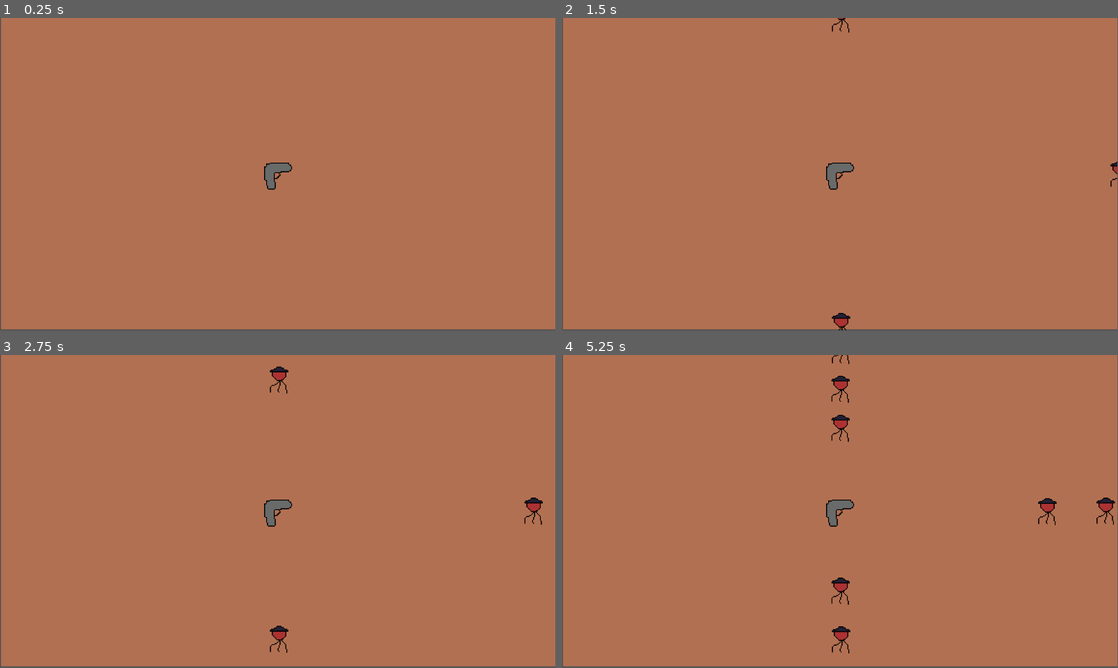
Above: before the commit, frames 1-4 (two rows, left to right).
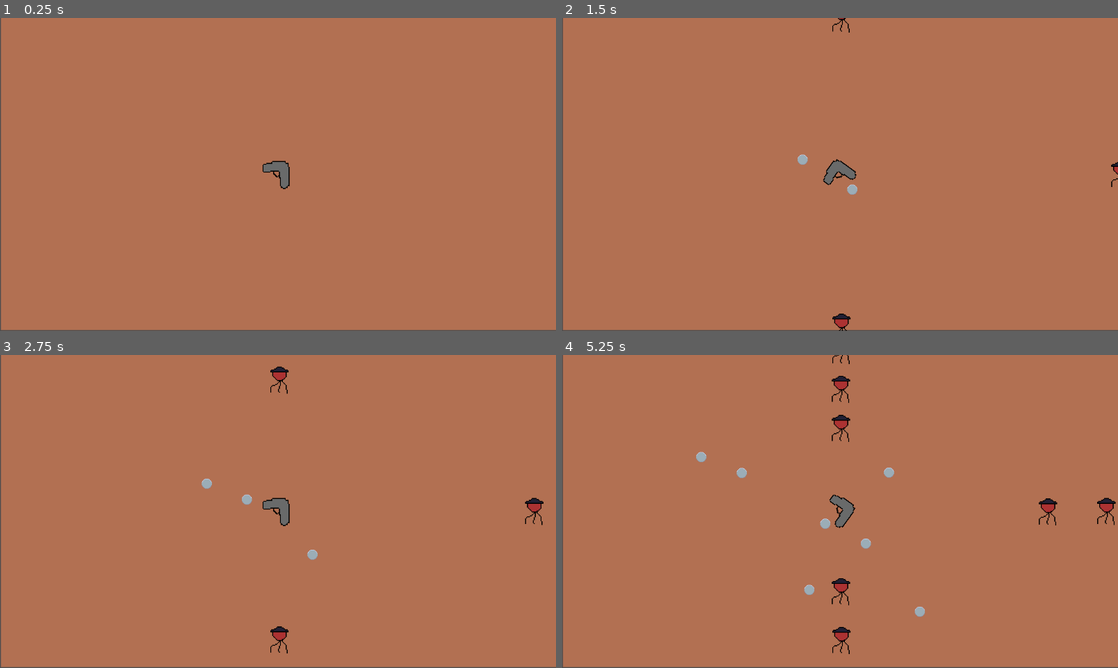
Above: after the commit, the same moments.

Repository: Guigo-dev/JuniperGameJam
Game: Godot game, scene res://Scenes/FasePrincipal.tscn
Same seed, same stepped clock (60 frames per second), same inputs: the game is played once before the commit and once after it.
Inputs:
- Up to frame 1 (0.25 s): no input
- Up to frame 2 (1.5 s): hold Right (Direita, bound only after the commit) 0.53-1.28 s; tap Space (atirar, bound only after the commit) at 0.6, 1.35 s; hold Left (Esquerda, bound only after the commit) from 1.28 s (still down)
- Up to frame 3 (2.75 s): release Left (Esquerda, bound only after the commit) at 2.03 s; hold Right (Direita, bound only after the commit) from 2.03 s (still down); tap Space (atirar, bound only after the commit) at 2.1 s
- Up to frame 4 (5.25 s): tap Space (atirar, bound only after the commit) every 0.75 s from 2.85 to 5.1 s; release Right (Direita, bound only after the commit) at 3.53 s; hold Left (Esquerda, bound only after the commit) from 3.53 s (still down)
In our replay, the window is 799x449 before the commit and 800x450 after it. These sizes can differ from the game's own. Grey fills any space a smaller window leaves; there, only what the larger window draws over its background counts as a difference.

The runs differ from the first frame. In frame 1, 0.8% of the frame differs, in the area x 0-100%, y 0-100%; in frame 2, 1.0%; in frame 3, 1.2%; in frame 4, 1.8%.

Commit message:
arma rodando e tiro funcionando

Diff:
--- /dev/null
+++ b/Scenes/Bala.tscn
@@ -0,0 +1,19 @@
+[gd_scene format=3 uid="uid://scitov56cg4l"]
+
+[ext_resource type="Script" uid="uid://bhq3bpt4dpubk" path="res://Scripts/bala.gd" id="1_3tbbd"]
+[ext_resource type="Texture2D" uid="uid://b34bj4k4hhjrk" path="res://Sprites/Bala.png" id="1_et1n4"]
+
+[sub_resource type="CircleShape2D" id="CircleShape2D_3tbbd"]
+radius = 6.0
+
+[node name="Bala" type="Area2D" unique_id=1222037949]
+script = ExtResource("1_3tbbd")
+
+[node name="Sprite2D" type="Sprite2D" parent="." unique_id=1364958688]
+texture_filter = 1
+texture_repeat = 1
+scale = Vector2(0.5, 0.5)
+texture = ExtResource("1_et1n4")
+
+[node name="CollisionShape2D" type="CollisionShape2D" parent="." unique_id=1515817716]
+shape = SubResource("CircleShape2D_3tbbd")
--- a/Scenes/Balao.tscn
+++ b/Scenes/Balao.tscn
@@ -25,3 +25,5 @@
 MAX_LIFE = 1
 lifePoints = 1
 metadata/_custom_type_script = "uid://dj8j1pu2ilxua"
+
+[connection signal="area_entered" from="." to="." method="_on_area_entered"]
--- a/Scenes/arma.tscn
+++ b/Scenes/arma.tscn
@@ -3,6 +3,8 @@
 [ext_resource type="Texture2D" uid="uid://xwfmax7wg3rc" path="res://Sprites/Arma.png" id="1_7bvn3"]
 [ext_resource type="Script" uid="uid://dortgqdt8w8cr" path="res://Scripts/arma.gd" id="1_bjc62"]
 [ext_resource type="Script" uid="uid://dj8j1pu2ilxua" path="res://Scripts/HealthComponent.gd" id="2_ckcjq"]
+[ext_resource type="Script" uid="uid://boemys4v5i1gw" path="res://Scripts/bullet_spawner.gd" id="4_c0822"]
+[ext_resource type="PackedScene" uid="uid://scitov56cg4l" path="res://Scenes/Bala.tscn" id="5_3dn1k"]
 
 [sub_resource type="RectangleShape2D" id="RectangleShape2D_ckcjq"]
 size = Vector2(26, 27)
@@ -26,5 +28,17 @@
 lifePoints = 3
 metadata/_custom_type_script = "uid://dj8j1pu2ilxua"
 
+[node name="BulletSpawner" type="Node2D" parent="." unique_id=87924760]
+unique_name_in_owner = true
+position = Vector2(14, -7)
+script = ExtResource("4_c0822")
+bala = ExtResource("5_3dn1k")
+metadata/_custom_type_script = "uid://boemys4v5i1gw"
+
+[node name="Timer" type="Timer" parent="." unique_id=1789207473]
+wait_time = 0.5
+one_shot = true
+autostart = true
+
 [connection signal="area_entered" from="." to="." method="_on_area_entered"]
 [connection signal="died" from="HealthComponent" to="." method="_on_health_component_died"]
--- /dev/null
+++ b/Scenes/bullet_spawner.tscn
@@ -0,0 +1,8 @@
+[gd_scene format=3 uid="uid://bou3lv488i73w"]
+
+[ext_resource type="Script" uid="uid://boemys4v5i1gw" path="res://Scripts/bullet_spawner.gd" id="1_4fhvc"]
+[ext_resource type="PackedScene" uid="uid://scitov56cg4l" path="res://Scenes/Bala.tscn" id="2_1jpf4"]
+
+[node name="BulletSpawner" type="Node2D" unique_id=102571180]
+script = ExtResource("1_4fhvc")
+bala = ExtResource("2_1jpf4")
--- a/Scripts/arma.gd
+++ b/Scripts/arma.gd
@@ -1,15 +1,27 @@
 extends Area2D
 
 @onready var healthComponent := %HealthComponent
+@onready var bulletSpawner := %BulletSpawner
+@onready var bulletCooldown := $Timer
+var direction = 1
 
+
+func _physics_process(delta: float) -> void:
+	if(Input.is_action_pressed("Direita")):
+		direction = 1
+	elif(Input.is_action_pressed("Esquerda")):
+		direction = -1
+	rotate((PI/30)*direction)
+
+	if(Input.is_action_just_pressed("atirar") && bulletCooldown.is_stopped()):
+		bulletSpawner.spawnBullet()
+		bulletCooldown.start(0.5)
 
 func _on_health_component_died() -> void:
 	get_tree().paused = true
 
 func _on_area_entered(area: Area2D) -> void:
-	print("hited")
 	if(area.is_in_group("enemy")):
-		print("hited")
 		healthComponent.updateLP(-1)
 	if(area.is_in_group("lifeGainer")):
 		healthComponent.updateLP(1)
--- /dev/null
+++ b/Scripts/bala.gd
@@ -0,0 +1,11 @@
+extends Area2D
+
+var direction
+var speed = 30
+var target: Node2D
+
+
+# Called every frame. 'delta' is the elapsed time since the previous frame.
+func _process(delta: float) -> void:
+	direction = global_position.direction_to(target.global_position)
+	global_position += direction * speed * delta * -1
--- a/Scripts/balao.gd
+++ b/Scripts/balao.gd
@@ -1,13 +1,11 @@
 extends Area2D
 
 @onready var healthComponent: HealthComponent = %HealthComponent
-
 @export var speed : float
 var target: Node2D
 
 func _ready() -> void:
 	add_to_group("enemy")
-	print("spawnei")
 
 func _process(delta):
 	if target == null:
@@ -15,3 +13,9 @@
 
 	var direction = global_position.direction_to(target.global_position)
 	global_position += direction * speed * delta
+
+func _on_area_entered(area: Area2D) -> void:
+	if(area.is_in_group("bala")):
+		healthComponent.updateLP(-1)
+	if(area.is_in_group("lifeGainer")):
+		healthComponent.updateLP(1)
--- /dev/null
+++ b/Scripts/bullet_spawner.gd
@@ -0,0 +1,11 @@
+class_name BulletSpawner extends Node2D
+
+
+@export var bala: PackedScene
+@onready var arma: Node2D = $".."
+
+func spawnBullet() -> void:
+	var bullet = bala.instantiate()
+	bullet.target = arma
+	bullet.position = global_position
+	get_parent().get_parent().add_child(bullet)
--- a/project.godot
+++ b/project.godot
@@ -15,6 +15,31 @@
 config/features=PackedStringArray("4.6", "GL Compatibility")
 config/icon="res://icon.svg"
 
+[display]
+
+window/size/mode=2
+window/stretch/mode="viewport"
+
+[input]
+
+Direita={
+"deadzone": 0.2,
+"events": [Object(InputEventKey,"resource_local_to_scene":false,"resource_name":"","device":0,"window_id":0,"alt_pressed":false,"shift_pressed":false,"ctrl_pressed":false,"meta_pressed":false,"pressed":false,"keycode":0,"physical_keycode":4194321,"key_label":0,"unicode":0,"location":0,"echo":false,"script":null)
+, Object(InputEventKey,"resource_local_to_scene":false,"resource_name":"","device":0,"window_id":0,"alt_pressed":false,"shift_pressed":false,"ctrl_pressed":false,"meta_pressed":false,"pressed":false,"keycode":0,"physical_keycode":68,"key_label":0,"unicode":0,"location":0,"echo":false,"script":null)
+]
+}
+Esquerda={
+"deadzone": 0.2,
+"events": [Object(InputEventKey,"resource_local_to_scene":false,"resource_name":"","device":0,"window_id":0,"alt_pressed":false,"shift_pressed":false,"ctrl_pressed":false,"meta_pressed":false,"pressed":false,"keycode":0,"physical_keycode":4194319,"key_label":0,"unicode":0,"location":0,"echo":false,"script":null)
+, Object(InputEventKey,"resource_local_to_scene":false,"resource_name":"","device":0,"window_id":0,"alt_pressed":false,"shift_pressed":false,"ctrl_pressed":false,"meta_pressed":false,"pressed":false,"keycode":0,"physical_keycode":65,"key_label":0,"unicode":0,"location":0,"echo":false,"script":null)
+]
+}
+atirar={
+"deadzone": 0.2,
+"events": [Object(InputEventKey,"resource_local_to_scene":false,"resource_name":"","device":0,"window_id":0,"alt_pressed":false,"shift_pressed":false,"ctrl_pressed":false,"meta_pressed":false,"pressed":false,"keycode":0,"physical_keycode":32,"key_label":0,"unicode":0,"location":0,"echo":false,"script":null)
+]
+}
+
 [physics]
 
 3d/physics_engine="Jolt Physics"
Not shown, added: Scripts/bala.gd.uid
Not shown, added: Scripts/bullet_spawner.gd.uid
Binary file added: Sprites/Bala.aseprite
Binary file added: Sprites/Bala.png
Not shown, added: Sprites/Bala.png.import
Not shown, changed: .gitignore
